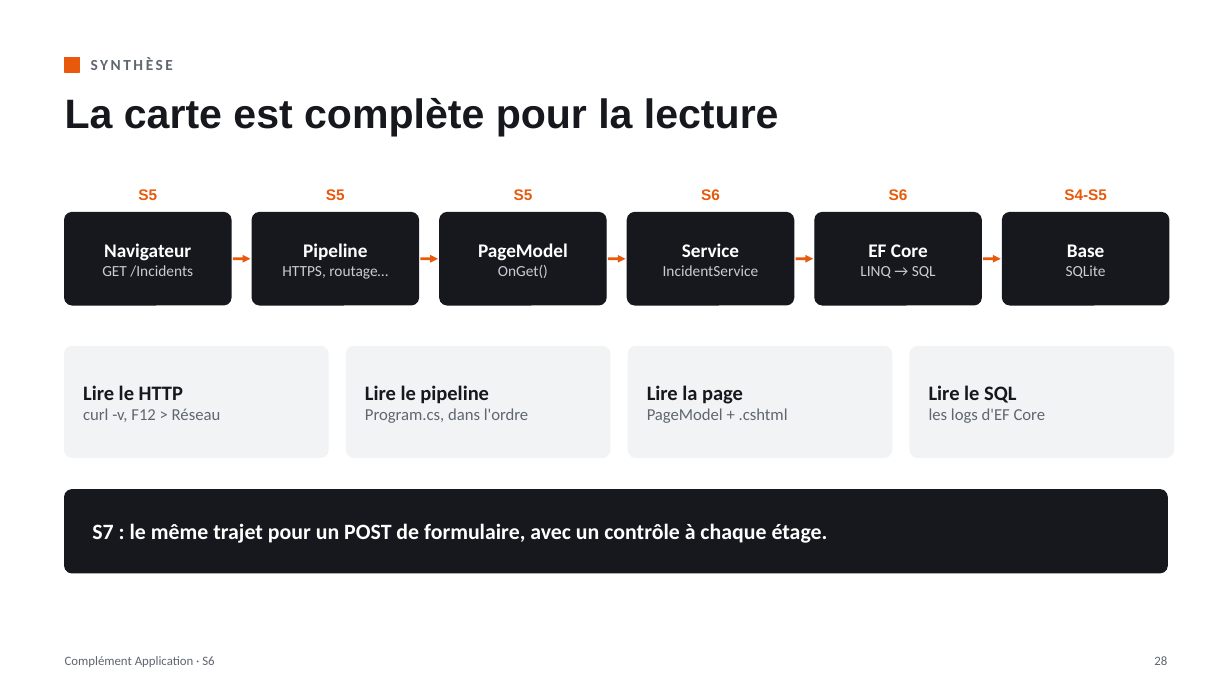
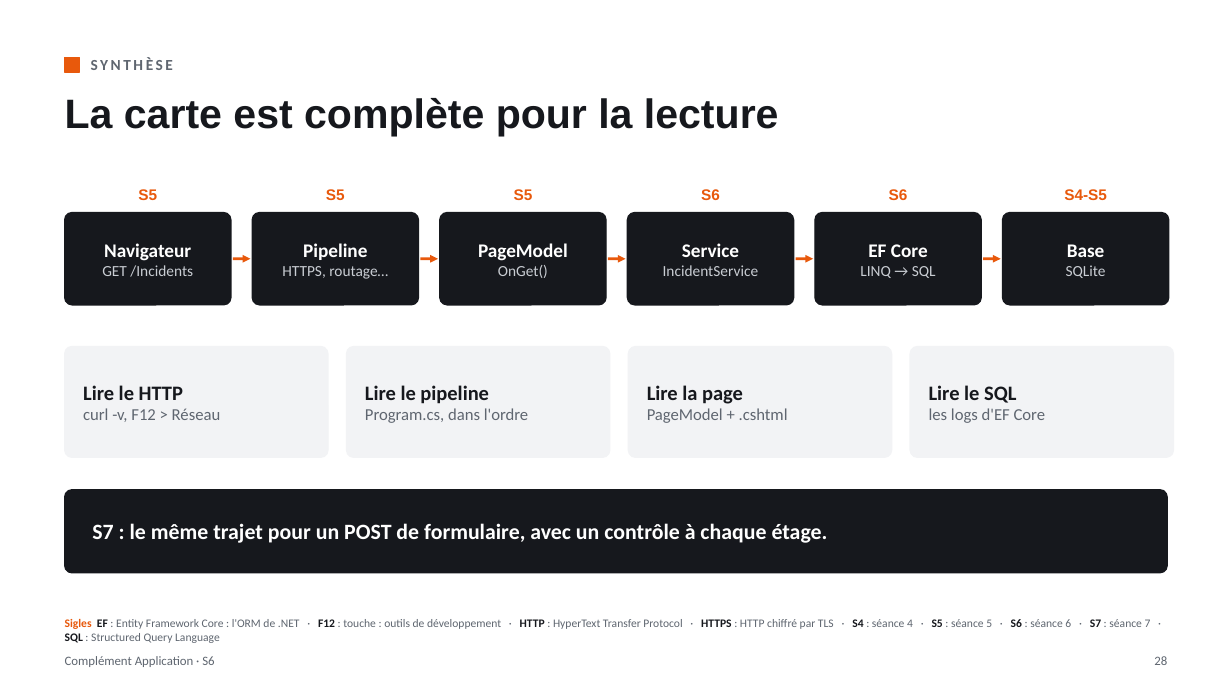
Before and after one commit to lle-condorcet/condorcet-2027, a slide deck: slide 28 of slides/LLE_CA_S06_EF_Core_en_couches.pptx. Drawn at 1232x693 pixels with LibreOffice and Linux fonts; fonts in the diff are those of the drawing. Boxes give left, top, right and bottom in pixels: in the first picture for what was removed or moved away, otherwise in the second. Text is boxed around its words. In the diff, an @@ line names an element or a change of style, - is before the commit and + after.

```diff
--- a/slides/LLE_CA_S06_EF_Core_en_couches.pptx
+++ b/slides/LLE_CA_S06_EF_Core_en_couches.pptx
@@ text added at bbox=[65, 619, 1151, 643], 9 pt, text #5F6670 @@
+Sigles EF : Entity Framework Core : l'ORM de .NET · F12 : touche : outils de développement · HTTP : HyperText Transfer Protocol · HTTPS : HTTP chiffré par TLS · S4 : séance 4 · S5 : séance 5 · S6 : séance 6 · S7 : séance 7 · SQL : Structured Query Language
```
Also in this commit, not shown: 27 other slides changed, 1 other file.
